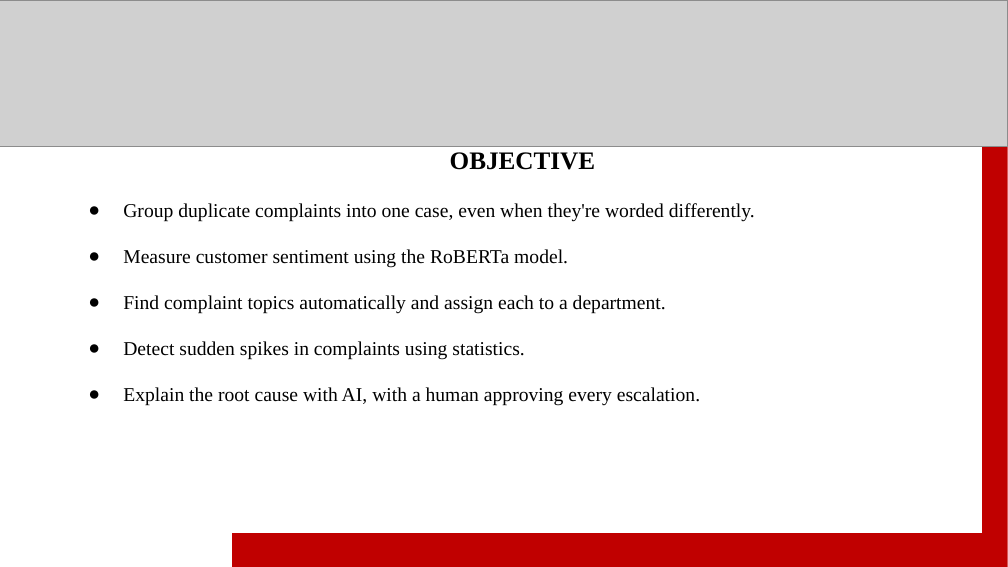
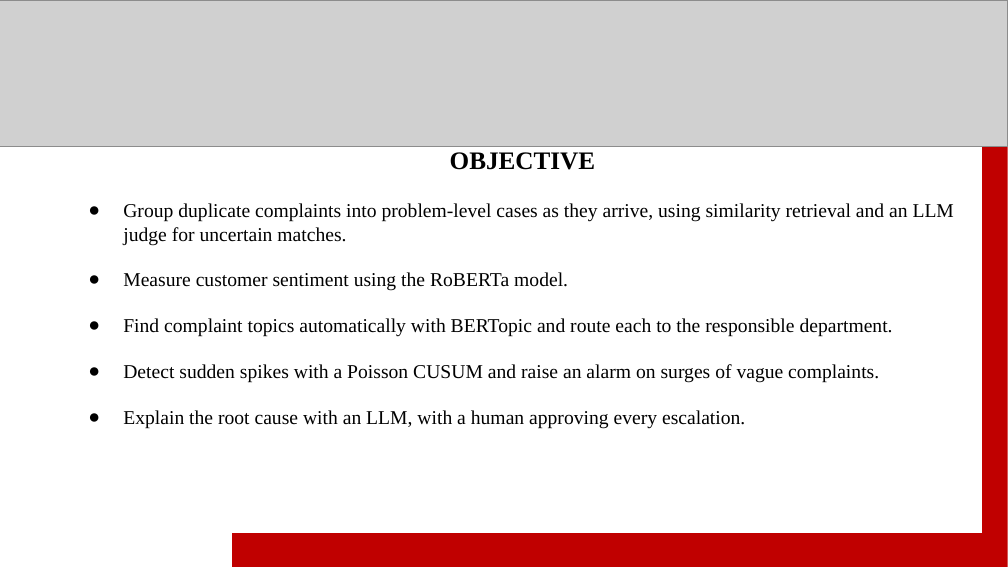
Before and after one commit to sanyyyyoo/InsightDesk, a slide deck: slide 7 of reports/ppt/InsightDesk_final.pptx. Drawn at 1008x567 pixels with LibreOffice and Linux fonts; fonts in the diff are those of the drawing; grey boxes stand for pictures. Boxes give left, top, right and bottom in pixels: in the first picture for what was removed or moved away, otherwise in the second. Text is boxed around its words. In the diff, an @@ line names an element or a change of style, - is before the commit and + after.

```diff
--- a/reports/ppt/InsightDesk_final.pptx
+++ b/reports/ppt/InsightDesk_final.pptx
@@ text at (123,203,954,246): text changed @@
-● Group duplicate complaints into one case, even when they're worded differently.
+● Group duplicate complaints into problem-level cases as they arrive, using similarity retrieval and an LLM judge for uncertain matches.
@@ text at (123,318,893,429): text changed @@
-● Find complaint topics automatically and assign each to a department.
-● Detect sudden spikes in complaints using statistics.
-● Explain the root cause with AI, with a human approving every escalation.
+● Find complaint topics automatically with BERTopic and route each to the responsible department.
+● Detect sudden spikes with a Poisson CUSUM and raise an alarm on surges of vague complaints.
+● Explain the root cause with an LLM, with a human approving every escalation.
```
Also in this commit, not shown: 5 slides added, 1 other file.
